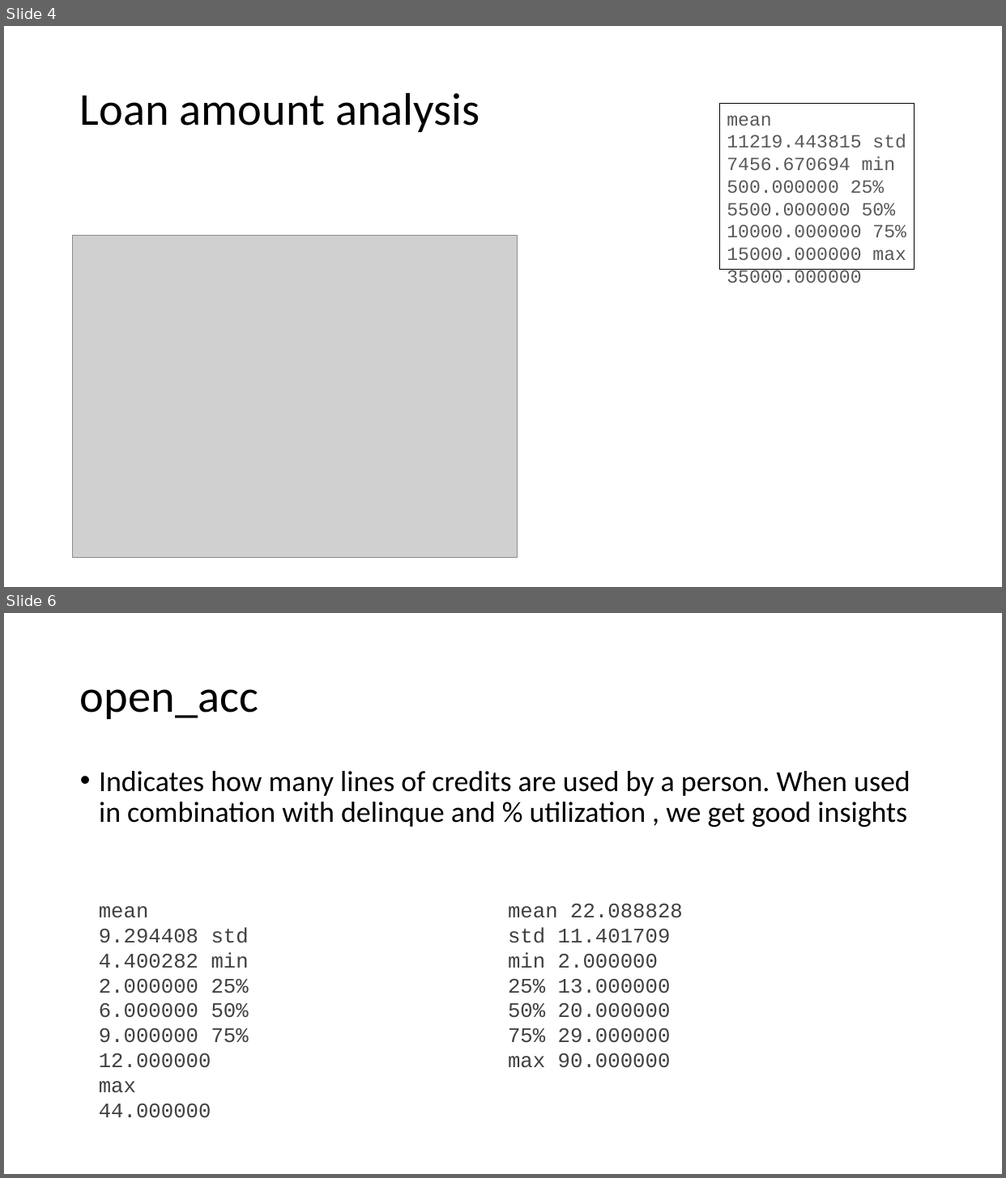
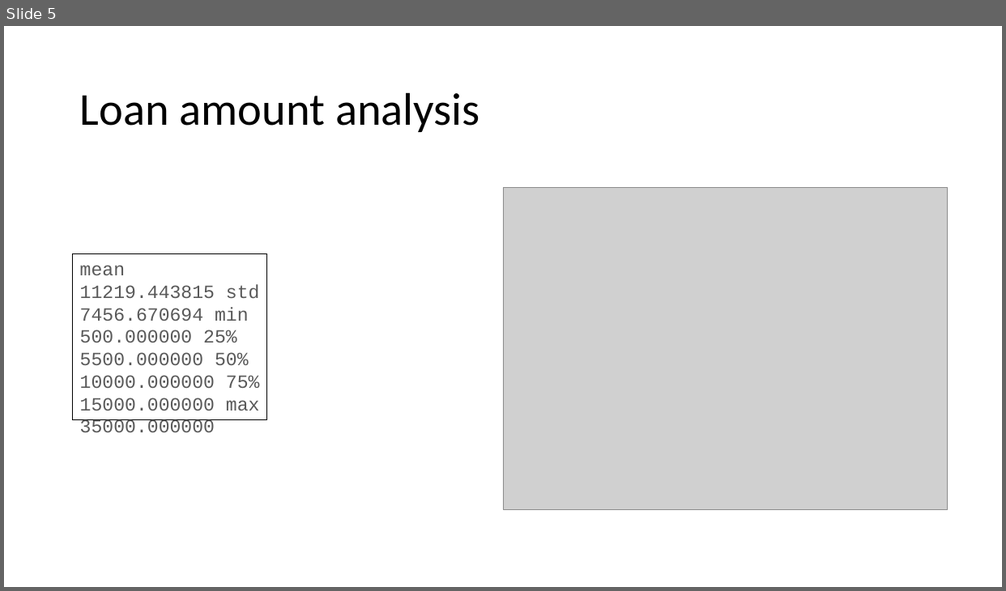
Before and after one commit to maheshh22/LendingClub, a slide deck: LendingCaseStudy.pptx. Shown one above the other, each under a label of ours: slides 4 and 6 before the commit, slide 5 after it; the slides between them are not shown. The pictures are 1006x1178 and 1006x591 pixels, drawn with LibreOffice and Linux fonts; fonts in the diff are those of the drawing; grey boxes stand for pictures. Boxes give left, top, right and bottom in pixels: in the first picture for what was removed or moved away, otherwise in the second. Text is boxed around its words. In the diff, an @@ line names an element or a change of style, - is before the commit and + after.

```diff
--- a/LendingCaseStudy.pptx
+++ b/LendingCaseStudy.pptx
@@ slide 6 removed at [4,613,1002,1174], background #FFFFFF @@
@@ title removed at [80,689,258,719] @@
-open_acc
@@ text removed at [99,771,910,827] @@
-• Indicates how many lines of credits are used by a person. When used in combination with delinque and % utilization , we get good insights
@@ text removed at [508,904,683,1068] @@
-mean 22.088828 std 11.401709 min 2.000000 25% 13.000000 50% 20.000000 75% 29.000000 max 90.000000
@@ text removed at [99,906,249,1118] @@
-mean 9.294408 std 4.400282 min 2.000000 25% 6.000000 50% 9.000000 75% 12.000000 max 44.000000
@@ what was slide 4 is now slide 5 @@
@@ slide 5 changed as well @@
@@ picture: place and size @@
-picture at [73,236,518,557]
+picture at [503,188,948,510]
@@ rectangle "mean 11219.443815 std 7456.670694 min ...": place and size @@
-rectangle "mean 11219.443815 std 7456.670694 min ..." at [720,103,914,269]
+rectangle "mean 11219.443815 std 7456.670694 min ..." at [73,254,267,420]
```
Also in this commit, not shown: 5 other slides changed, 8 slides added, 1 other slide removed.
